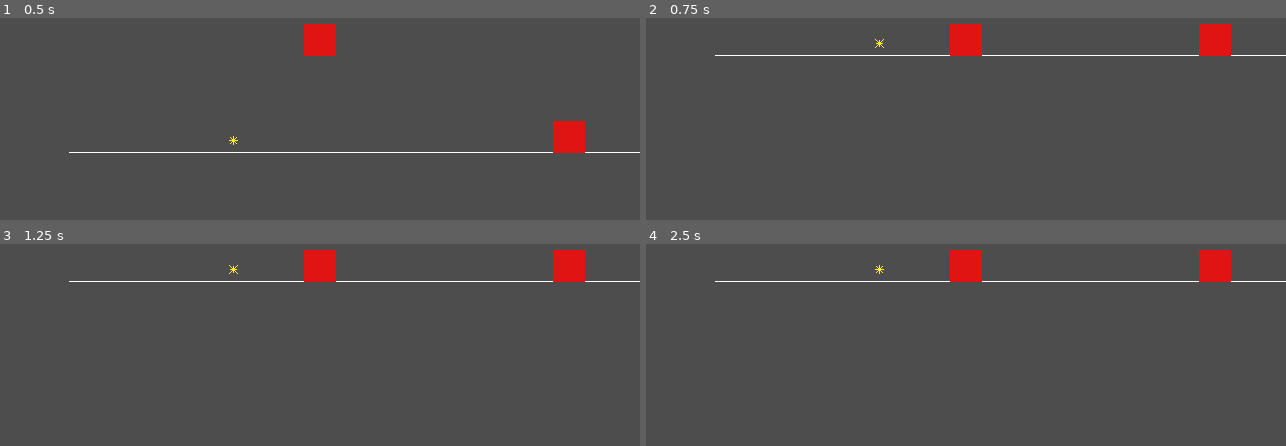
Above: before the commit, frames 1-4 (two rows, left to right).
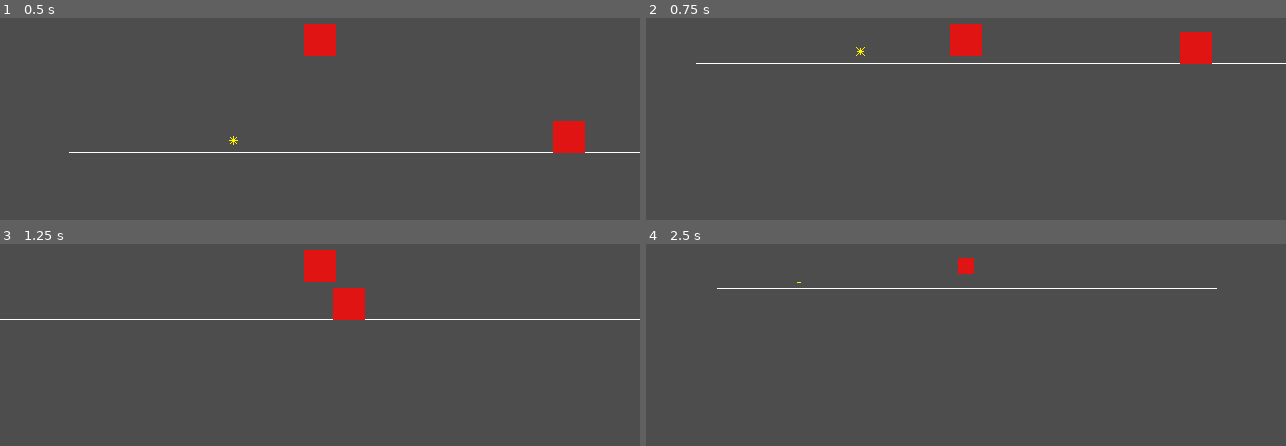
Above: after the commit, the same moments.

Repository: HampusHauffman/gamejam2024
Game: Godot game, scene res://scene/main.tscn
The game is run twice, just before and just after one commit, with the same random seed, the same clock (stepped at 60 frames per second) and the same inputs.
Inputs (mouse positions are in pixels of both pictures, inside the frame that each line leads up to):
- Up to frame 1 (0.5 s): no input
- Up to frame 2 (0.75 s): tap Enter at 0.5 s; move the mouse to (1106, 22) at 0.52 s; hold D (right) from 0.53 s (still down); hold W (jump) from 0.53 s (still down); click (1106, 22) at 0.67 s
- Up to frame 3 (1.25 s): keep holding D (right); keep holding W (jump)
- Up to frame 4 (2.5 s): move the mouse to (838, 284) at 1.27 s; release W (jump) at 1.28 s; tap E (zoom_in) at 1.35 s; tap W (jump) at 1.52, 1.55, 1.82, 2.3 s; move the mouse to (outside the picture) at 2.02 s; release D (right) at 2.03 s; hold A (left) from 2.03 s (still down); hold Q (zoom_out) from 2.03 s (still down)

Frame 1 is identical in both runs. In frame 2, 2.0% of the frame differs, in the area x 7-100%, y 2-23%; in frame 3, 2.5%, in the area x 0-100%, y 2-38%; in frame 4, 2.2%.
Error before the commit: Parse Error: Expected ":" after "for" condition. (res://script/base_player.gd:40)

Commit message:
isgrounded

Diff:
--- a/project.godot
+++ b/project.godot
@@ -36,8 +36,6 @@
 window/size/viewport_width=640
 window/size/viewport_height=360
 window/stretch/mode="canvas_items"
-
-
 enabled=PackedStringArray("res://addons/godot-vim/plugin.cfg")
 
 [input]
--- a/scene/base_player.tscn
+++ b/scene/base_player.tscn
@@ -2,5 +2,5 @@
 
 [ext_resource type="Script" path="res://script/base_player.gd" id="1_3uegj"]
 
-[node name="BasePlayer" type="RigidBody2D"]
+[node name="BasePlayer2" type="RigidBody2D"]
 script = ExtResource("1_3uegj")
--- a/scene/small_player.tscn
+++ b/scene/small_player.tscn
@@ -1,10 +1,13 @@
-[gd_scene load_steps=4 format=3 uid="uid://bnrtbanh1r5gp"]
+[gd_scene load_steps=5 format=3 uid="uid://bnrtbanh1r5gp"]
 
 [ext_resource type="PackedScene" uid="uid://bxseuvesitv2t" path="res://scene/base_player.tscn" id="1_kjhnc"]
 [ext_resource type="Texture2D" uid="uid://0ih5cbow7cub" path="res://art/32x32_red.png" id="2_7qctd"]
 
 [sub_resource type="RectangleShape2D" id="RectangleShape2D_74t6j"]
 size = Vector2(32, 32)
+
+[sub_resource type="RectangleShape2D" id="RectangleShape2D_owmtb"]
+size = Vector2(30, 4)
 
 [node name="BasePlayer" instance=ExtResource("1_kjhnc")]
 lock_rotation = true
@@ -14,3 +17,9 @@
 
 [node name="CollisionShape2D" type="CollisionShape2D" parent="." index="1"]
 shape = SubResource("RectangleShape2D_74t6j")
+
+[node name="Area2D" type="Area2D" parent="." index="2"]
+
+[node name="CollisionShape2D" type="CollisionShape2D" parent="Area2D" index="0"]
+position = Vector2(0, 16)
+shape = SubResource("RectangleShape2D_owmtb")
--- a/script/base_player.gd
+++ b/script/base_player.gd
@@ -8,6 +8,7 @@
 var isActive: bool = false
 
 @export var zoom: float = 1.0
+@onready var area_2d = $Area2D
 
 # Reference to the CollisionShape2D node
 @onready var collision_shape: CollisionShape2D = $CollisionShape2D
@@ -37,4 +38,7 @@
 		linear_velocity.clamp(Vector2(-MAX_SPEED, -MAX_SPEED), Vector2(MAX_SPEED, MAX_SPEED))
 
 func is_on_floor() -> bool:
-	for a in get_colliding_bodies()
+	for a in area_2d.get_overlapping_bodies():
+		if a != self:
+			return true;
+	return false
